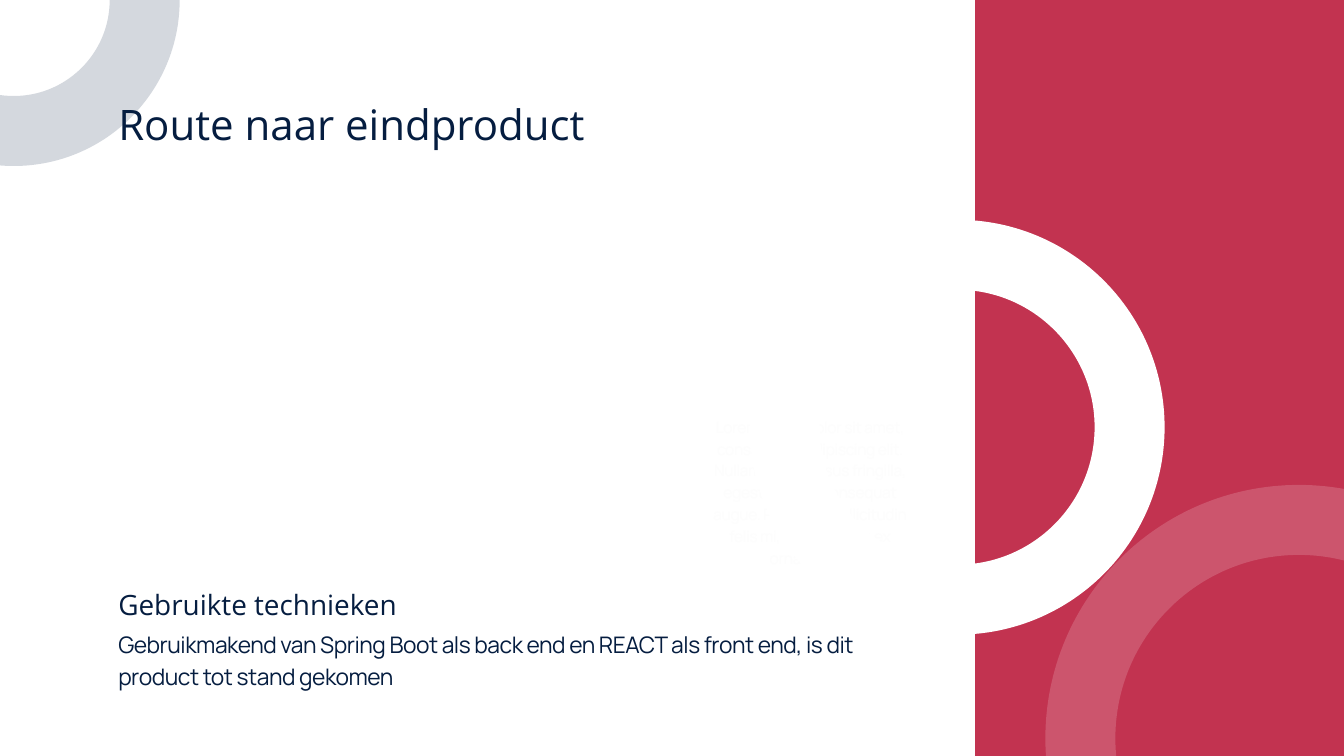
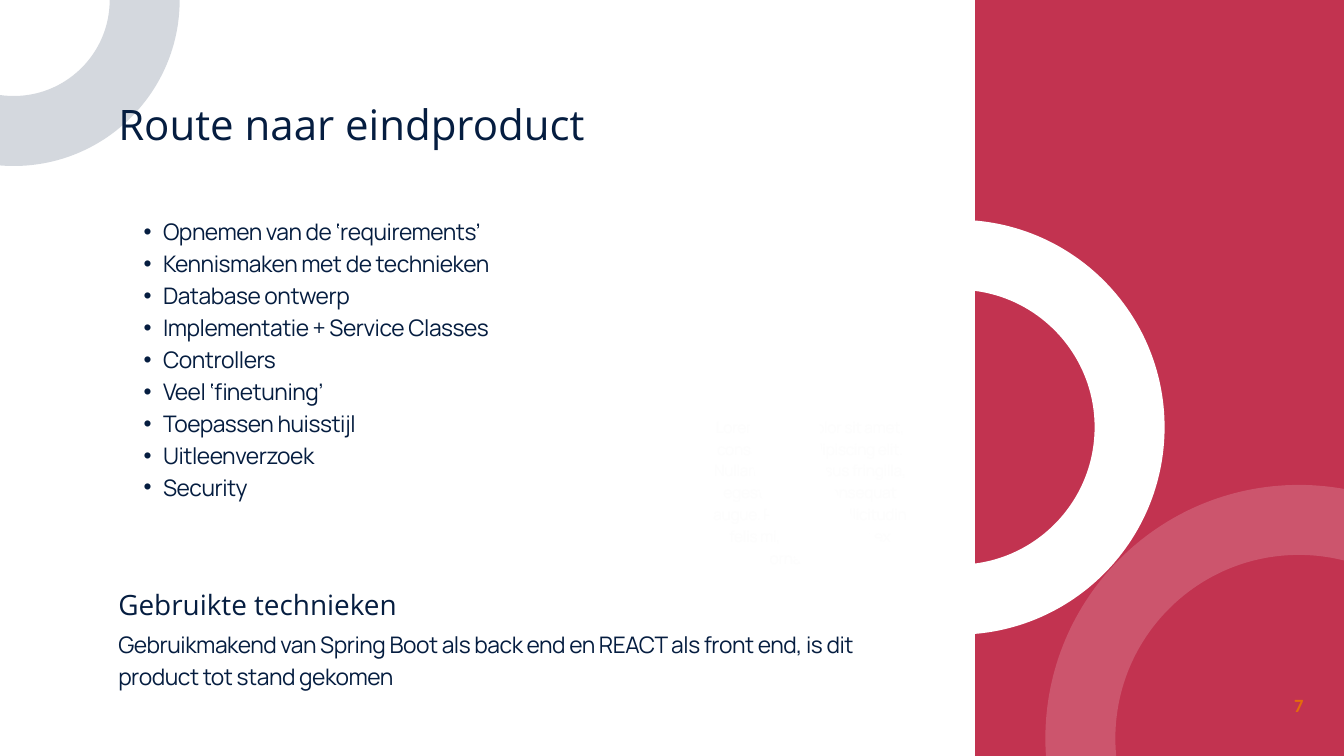
Before and after one commit to MarkStreek/QuintorCatalogBackEnd, a slide deck: slide 7 of docs/presentatie.pptx. Drawn at 1344x756 pixels with LibreOffice and Linux fonts; fonts in the diff are those of the drawing. Boxes give left, top, right and bottom in pixels: in the first picture for what was removed or moved away, otherwise in the second. Text is boxed around its words. In the diff, an @@ line names an element or a change of style, - is before the commit and + after.

```diff
--- a/docs/presentatie.pptx
+++ b/docs/presentatie.pptx
@@ text added at (163,223,490,502), 24.4 pt, text #051D40 @@
+  • Opnemen van de ‘requirements’
+  • Kennismaken met de technieken
+  • Database ontwerp
+  • Implementatie + Service Classes
+  • Controllers
+  • Veel ‘finetuning’
+  • Toepassen huisstijl
+  • Uitleenverzoek
+  • Security
@@ page number added at (1294,700,1303,712), 20 pt, text #E46C0A, bold @@
+7
```
Also in this commit, not shown: 8 other slides changed, 2 slides added, 1 other file.
